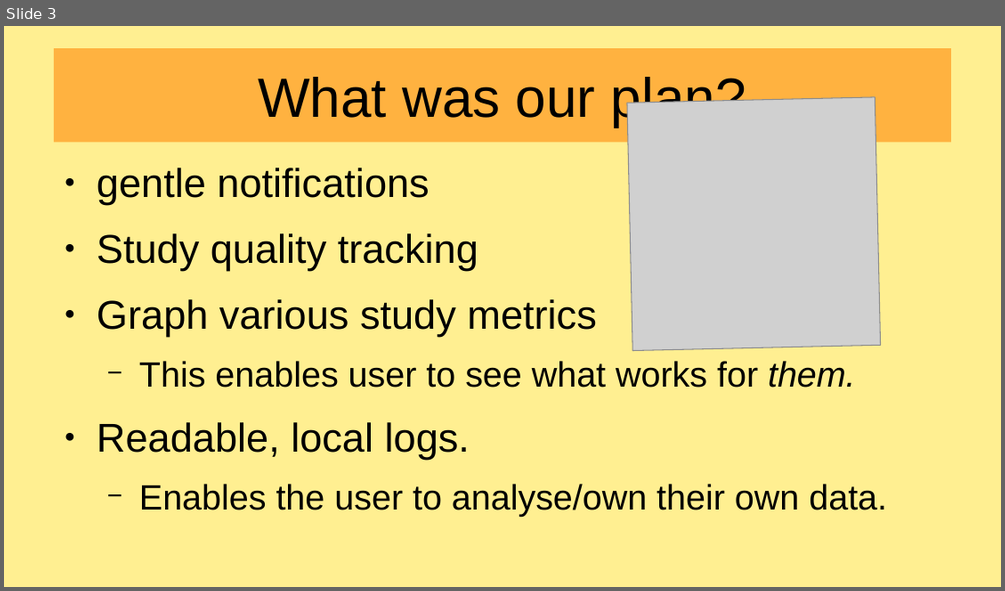
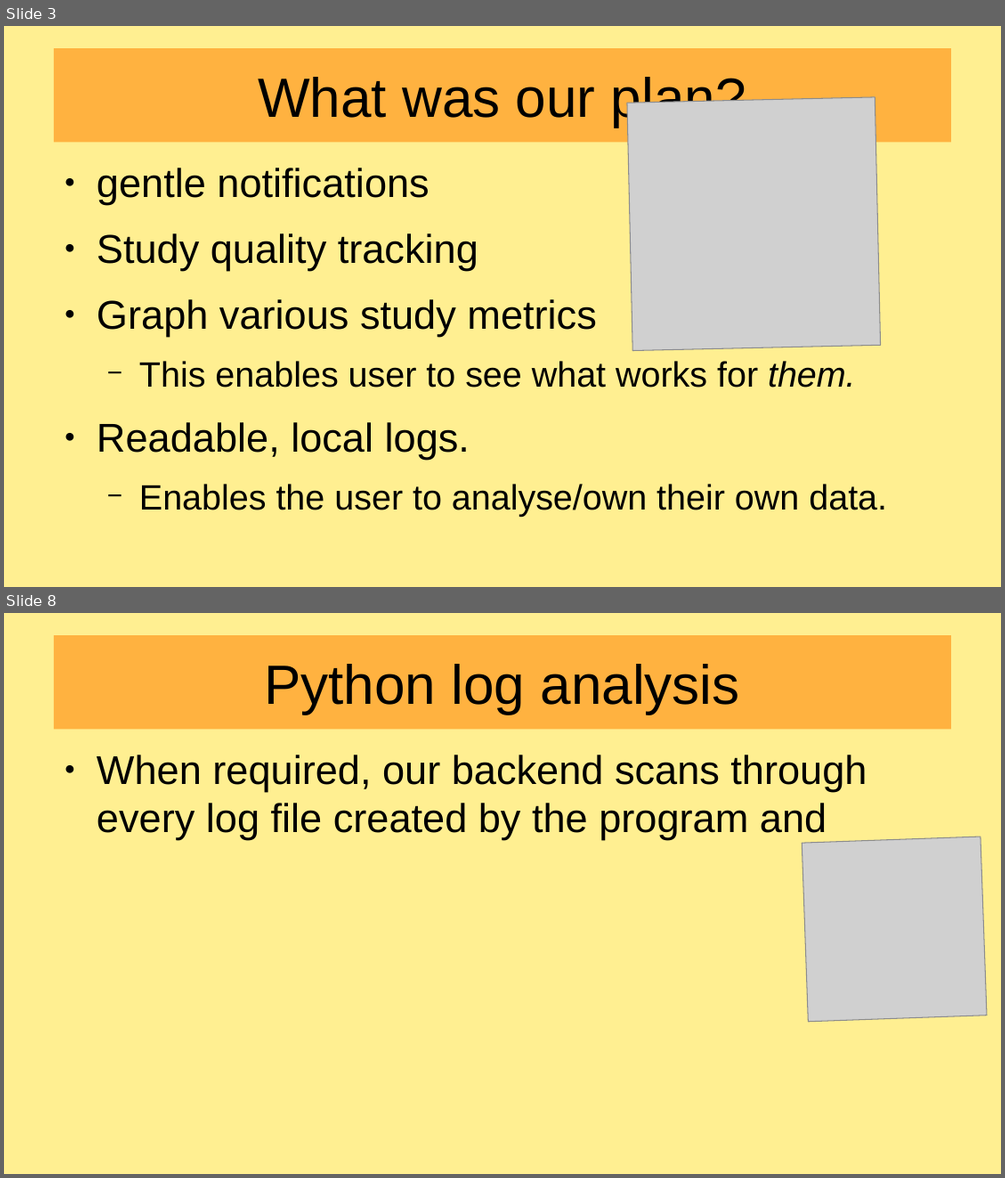
Before and after one commit to awedpotato767/Crazy-cat-people-WiT25, a slide deck: presentation.odp. Shown one above the other, each under a label of ours: slide 3 before the commit, slides 3 and 8 after it; the slides between them are not shown. The pictures are 1005x591 and 1005x1178 pixels, drawn with LibreOffice and Linux fonts; fonts in the diff are those of the drawing; grey boxes stand for pictures. Boxes give left, top, right and bottom in pixels: in the first picture for what was removed or moved away, otherwise in the second. Text is boxed around its words. In the diff, an @@ line names an element or a change of style, - is before the commit and + after.

```diff
--- a/presentation.odp
+++ b/presentation.odp
@@ slide 8 added at (x1=4, y1=613, x2=1001, y2=1174), background #FFEF91 @@
@@ title added at (x1=54, y1=635, x2=951, y2=730), fill #FFB240, 44 pt, text #000000 @@
+Python log analysis
@@ text added at (x1=97, y1=755, x2=866, y2=840), 32 pt, text #000000 @@
+● When required, our backend scans through every log file created by the program and
@@ picture added at (x1=802, y1=837, x2=987, y2=1022) @@
```
Also in this commit, not shown: 1 slide changed, 3 other slides added, 8 other files.
